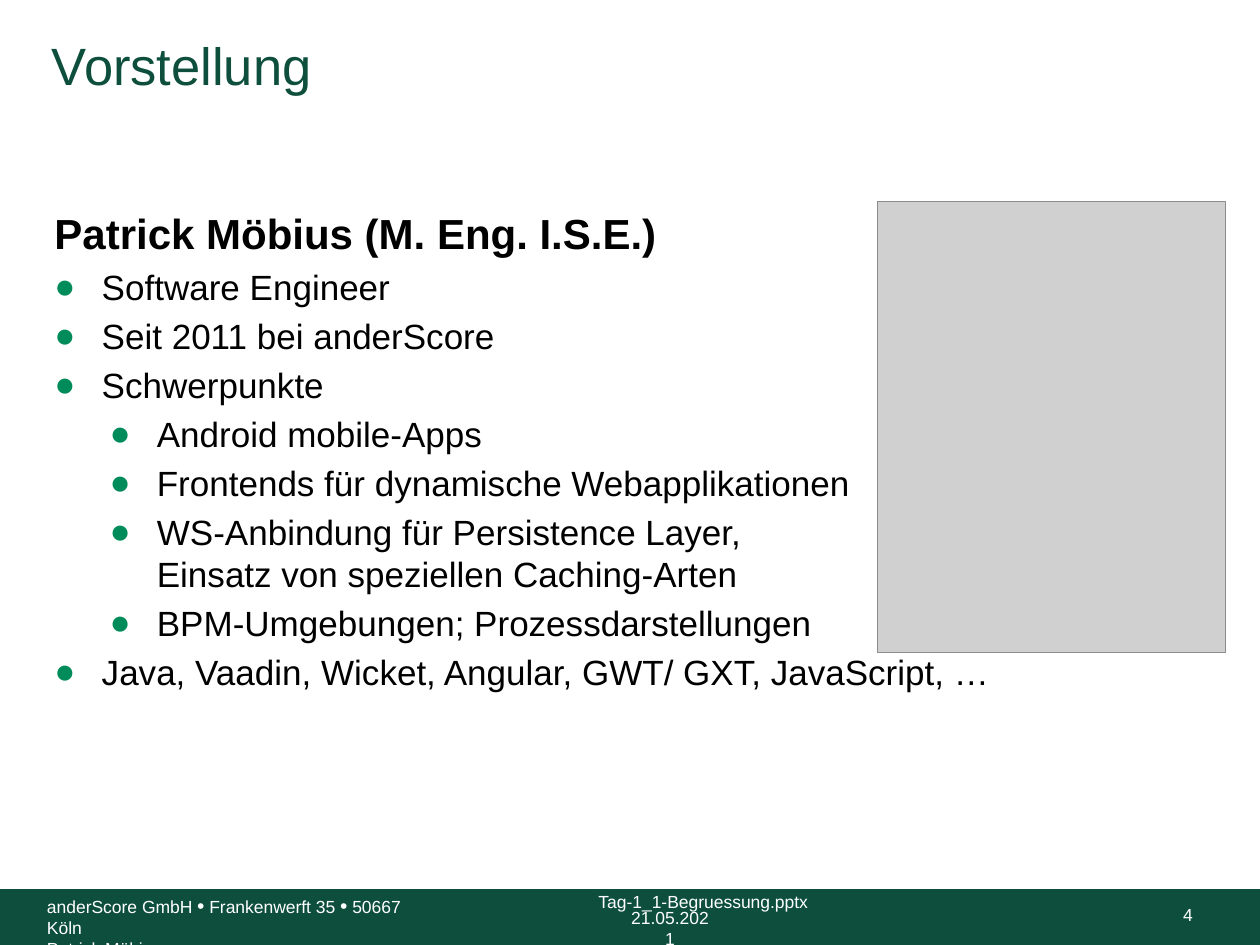
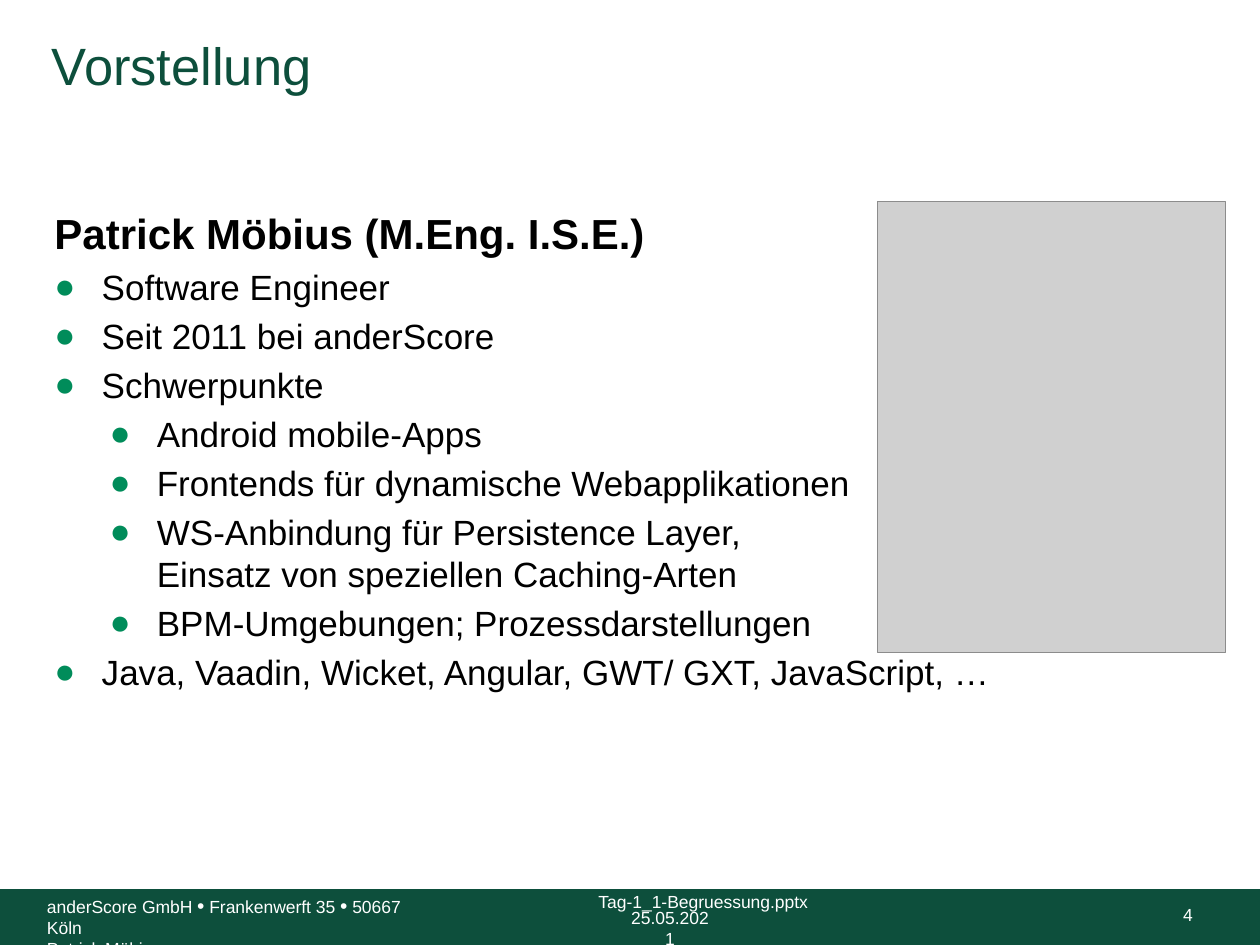
Before and after one commit to anderscore-gmbh/wicket-training, a slide deck: slide 4 of slides/Tag-1_1-Begruessung.pptx. Drawn at 1260x945 pixels with LibreOffice and Linux fonts; fonts in the diff are those of the drawing; grey boxes stand for pictures; background and template pictures are left out. Boxes give left, top, right and bottom in pixels: in the first picture for what was removed or moved away, otherwise in the second. Text is boxed around its words. In the diff, an @@ line names an element or a change of style, - is before the commit and + after.

```diff
--- a/slides/Tag-1_1-Begruessung.pptx
+++ b/slides/Tag-1_1-Begruessung.pptx
@@ text at (x1=54, y1=218, x2=645, y2=258): spaces changed @@
-Patrick Möbius (M. Eng. I.S.E.)
+Patrick Möbius (M.Eng. I.S.E.)
@@ text at (x1=631, y1=911, x2=709, y2=924): text changed @@
-21.05.2021
+25.05.2021
```
Also in this commit, not shown: 12 other slides changed, 1 slide removed, 8 other files.
